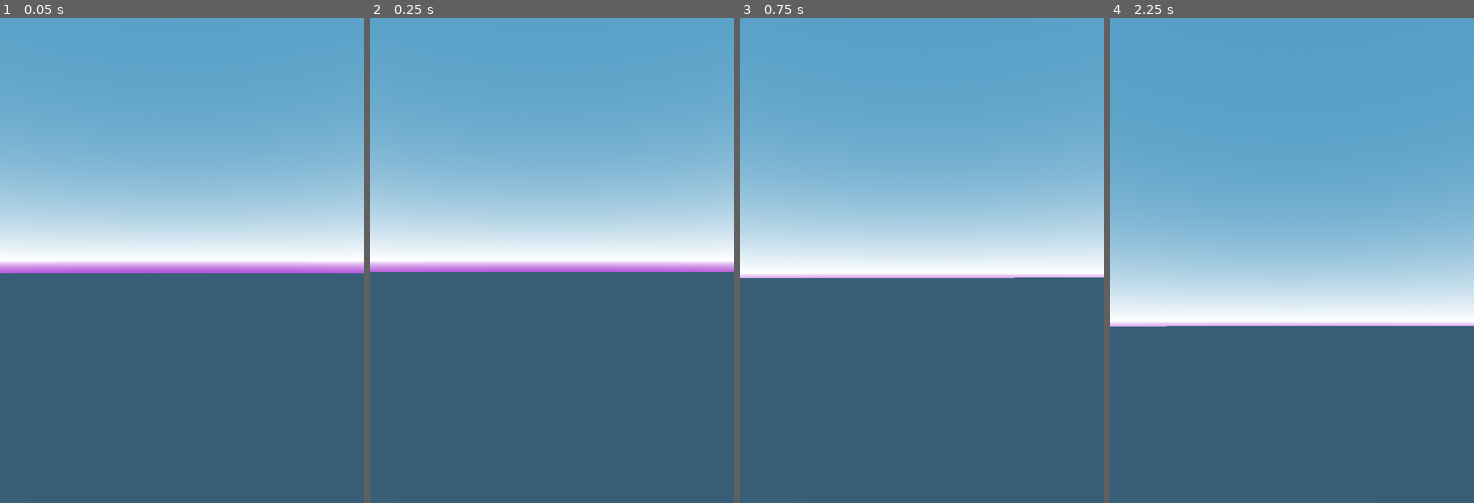
Above: before the commit, frames 1-4 (left to right).
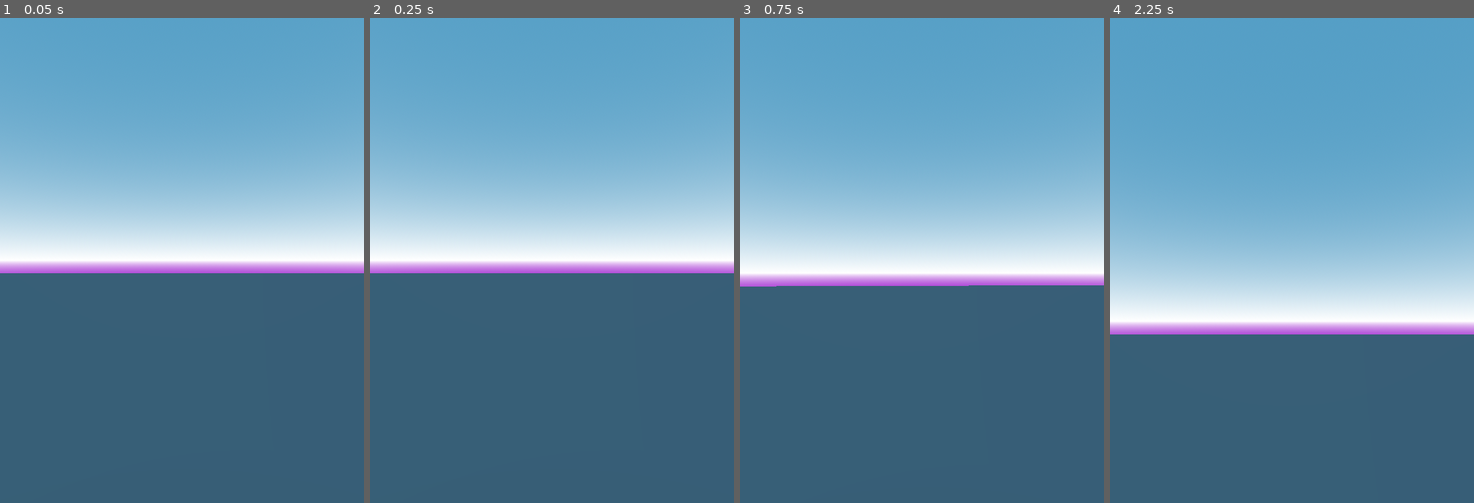
Above: after the commit, the same moments.

Repository: init-Sense/octant
Game: Godot game, scene res://scenes/octagon.tscn
The game is run twice, just before and just after one commit, with the same random seed, the same clock (stepped at 60 frames per second) and the same inputs.
Inputs (mouse positions are in pixels of both pictures, inside the frame that each line leads up to):
- Up to frame 1 (0.05 s): no input
- Up to frame 2 (0.25 s): no input
- Up to frame 3 (0.75 s): tap Enter at 0.5 s; move the mouse to (940, 260) at 0.52 s; click (940, 260) at 0.67 s
- Up to frame 4 (2.25 s): tap Space at 1.25 s; move the mouse to (1273, 260) at 1.27 s; click (1273, 260) at 1.42 s; tap Enter at 2 s; move the mouse to (1299, 250) at 2.02 s; click (1299, 250) at 2.17 s

Frame 1 is identical in both runs. In frame 2, 0.2% of the frame differs, in the area x 0-100%, y 52-53%; in frame 3, 1.6%; in frame 4, 1.7%, in the area x 0-100%, y 63-66%.
Error after the commit: Parse Error: Could not find type "PlayerMouseMovement3D" in the current scope. (res://scripts/player/player.gd:5)

Commit message:
refactor: Renamed PlayerMovement to PlayerMouseMovement

Diff:
--- a/scenes/player/player.tscn
+++ b/scenes/player/player.tscn
@@ -25,7 +25,7 @@
 [node name="PlayerCollision3D" type="CollisionShape3D" parent="PlayerBody3D"]
 shape = SubResource("CapsuleShape3D_vyse8")
 
-[node name="PlayerMovement3D" parent="." instance=ExtResource("1_tw8pf")]
+[node name="PlayerMouseMovement3D" parent="." instance=ExtResource("1_tw8pf")]
 
 [node name="PlayerJump3D" parent="." instance=ExtResource("2_8258e")]
 
--- a/scenes/player/player_movement.tscn
+++ b/scenes/player/player_movement.tscn
@@ -1,6 +1,6 @@
 [gd_scene load_steps=2 format=3 uid="uid://bhcc5cpghylya"]
 
-[ext_resource type="Script" path="res://scripts/player/player_movement.gd" id="1_i7emv"]
+[ext_resource type="Script" path="res://scripts/player/player_mouse_movement.gd" id="1_i7emv"]
 
 [node name="Movement" type="Node3D"]
 script = ExtResource("1_i7emv")
--- a/scripts/player/player.gd
+++ b/scripts/player/player.gd
@@ -2,7 +2,7 @@
 
 #region Nodes
 @onready var camera : PlayerCamera3D = $Head/PlayerCamera3D
-@onready var movement : PlayerMovement3D = $PlayerMovement3D
+@onready var movement : PlayerMouseMovement3D = $PlayerMouseMovement3D
 @onready var body : CharacterBody3D = $PlayerBody3D
 #endregion
 
--- a/scripts/player/player_movement.gd
+++ /dev/null
@@ -1,75 +0,0 @@
-extends Node3D
-class_name PlayerMovement3D
-
-#region Variables
-@export var speed : float = 3.0
-@export var jump_strength : float = 4.5
-@export var gravity : float = 9.8
-
-var velocity : Vector3 = Vector3.ZERO
-var is_moving : bool = false
-#endregion
-
-
-#region Nodes
-@onready var player_body: CharacterBody3D = get_parent().get_node("PlayerBody3D")
-@onready var camera: PlayerCamera3D = get_parent().get_node("Head/PlayerCamera3D")
-#endregion
-
-
-#region Lifecycle
-func _ready():
-	print("PlayerMovement3D ready. player_body: ", player_body, ", camera: ", camera)
-
-
-func _process(delta):
-	handle_movement(delta)
-	apply_gravity(delta)
-	move_player()
-
-
-func _input(event):
-	if event is InputEventMouseButton:
-		if event.button_index == MOUSE_BUTTON_LEFT:
-			is_moving = event.pressed
-#endregion
-
-
-#region Movement
-func handle_movement(delta):
-	var input_dir = Vector3.ZERO
-	if is_moving:
-		var camera_transform = camera.global_transform
-
-		var forward = -camera_transform.basis.z
-		var right = camera_transform.basis.x
-
-		forward = Vector3(forward.x, 0, forward.z).normalized()
-		right = Vector3(right.x, 0, right.z).normalized()
-
-		input_dir = forward
-
-	var target_velocity = input_dir * speed
-	velocity.x = move_toward(velocity.x, target_velocity.x, speed * delta)
-	velocity.z = move_toward(velocity.z, target_velocity.z, speed * delta)
-
-
-func move_player():
-	player_body.velocity = velocity
-	player_body.move_and_slide()
-
-	velocity = player_body.velocity
-
-
-func get_movement_velocity() -> Vector3:
-	return velocity
-#endregion
-
-
-#region Gravity
-func apply_gravity(delta):
-	if not player_body.is_on_floor():
-		velocity.y -= gravity * delta
-	else:
-		velocity.y = -0.1
-#endregion
